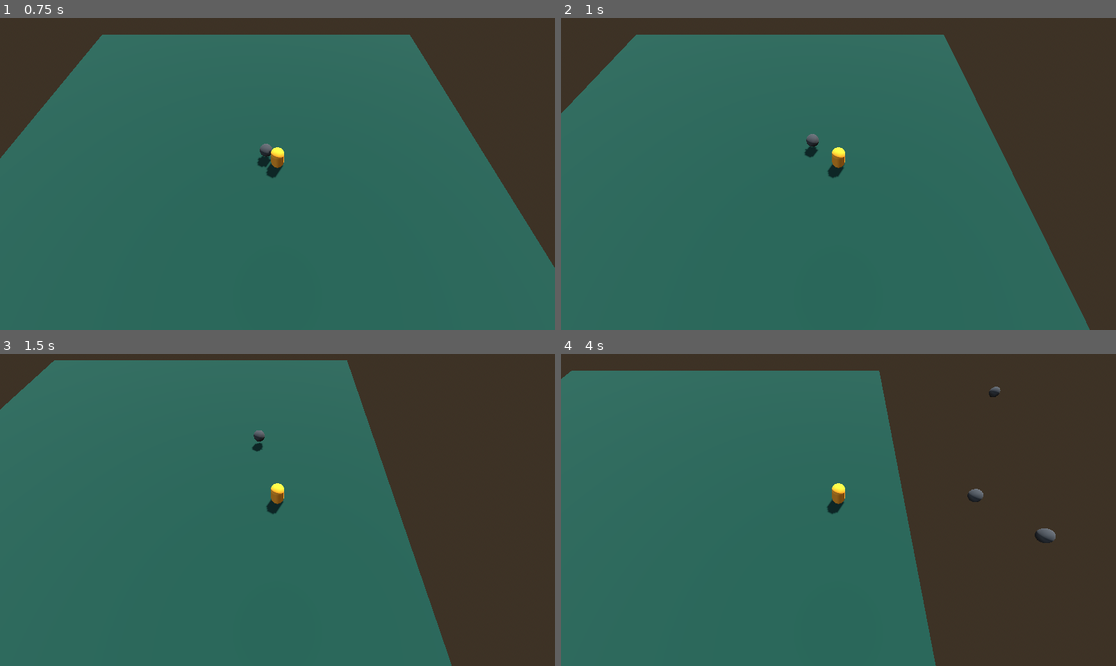
Above: before the commit, frames 1-4 (two rows, left to right).
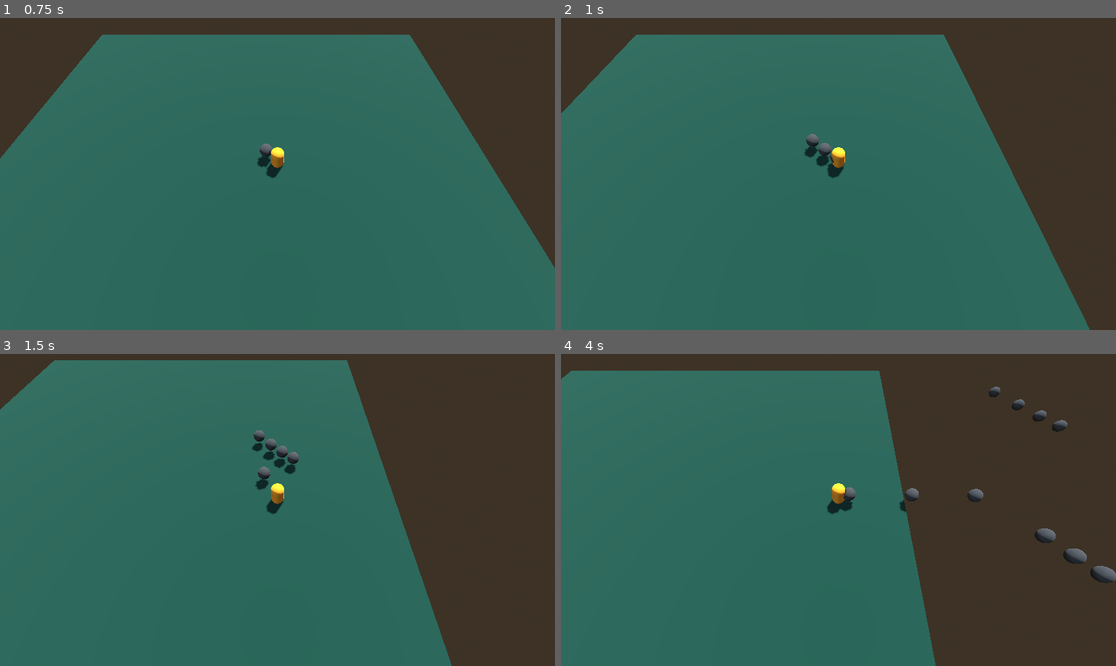
Above: after the commit, the same moments.

Repository: takkiemon/AJTowerSurge
Game: Godot game, scene res://main_test_scene.tscn
Same seed, same stepped clock (60 frames per second), same inputs: the game is played once before the commit and once after it.
Inputs (mouse positions are in pixels of both pictures, inside the frame that each line leads up to):
- Up to frame 1 (0.75 s): tap Enter at 0.5 s; move the mouse to (399, 158) at 0.52 s; press the mouse at (399, 158) at 0.53 s; hold D (move_right) from 0.53 s (still down)
- Up to frame 2 (1 s): keep holding D (move_right)
- Up to frame 3 (1.5 s): move the mouse to (166, 525) at 1.27 s; release D (move_right) at 1.28 s; release the mouse at (166, 525) at 1.28 s; hold S (move_down) from 1.28 s (still down); click (166, 525) at 1.35 s
- Up to frame 4 (4 s): move the mouse to (894, 441) at 2.02 s; release S (move_down) at 2.03 s; press the mouse at (894, 441) at 2.03 s; hold D (move_right) 2.03-2.78 s; move the mouse to (810, 572) at 2.77 s; release the mouse at (810, 572) at 2.78 s; hold W (move_up) 2.78-3.53 s; click (810, 572) at 2.85 s; move the mouse to (1005, 556) at 3.52 s; press the mouse at (1005, 556) at 3.53 s; hold A (move_left) from 3.53 s (still down)

Frame 1 is identical in both runs. In frame 2, 0.2% of the frame differs, in the area x 45-50%, y 40-49%; in frame 3, 0.5%; in frame 4, 0.8%, in the area x 50-100%, y 14-74%.

Commit message:
fix fire rate calculation; remove fall acceleration;

Diff:
--- a/player_movement.gd
+++ b/player_movement.gd
@@ -2,8 +2,6 @@
 
 # How fast the player moves in meters per second.
 @export var speed = 14
-# The downward acceleration when in the air, in meters per second squared.
-@export var fall_acceleration = 75
 @export var fire_rate = .2
 var firing_timer = 0
 
@@ -71,8 +69,8 @@
 		firing_timer += delta
 		if (firing_timer <= fire_rate):
 			return
-		var amount_of_bullets = firing_timer / fire_rate
-		firing_timer -= amount_of_bullets
+		var amount_of_bullets = int(firing_timer / fire_rate)
+		firing_timer -= amount_of_bullets * fire_rate
 		for i in range(amount_of_bullets):
 			var instance := bullet_scene.instantiate() as Node3D
 
